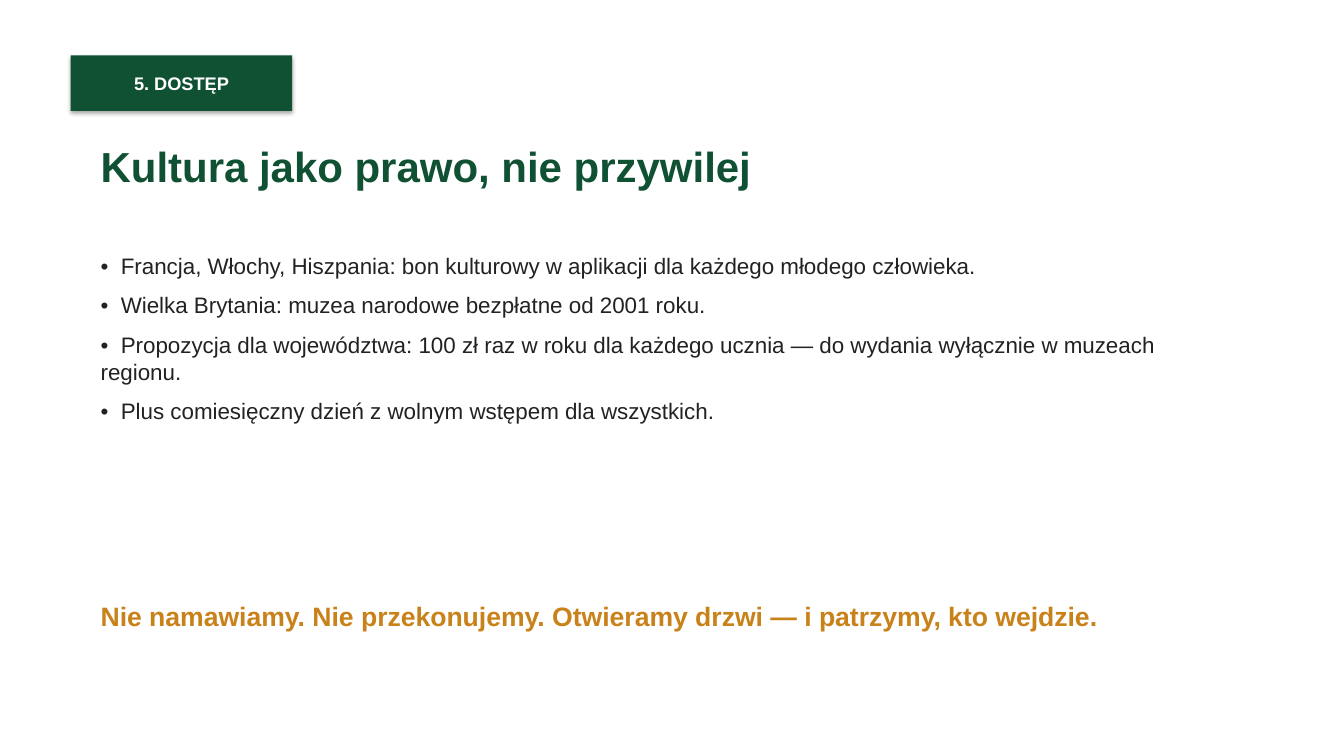
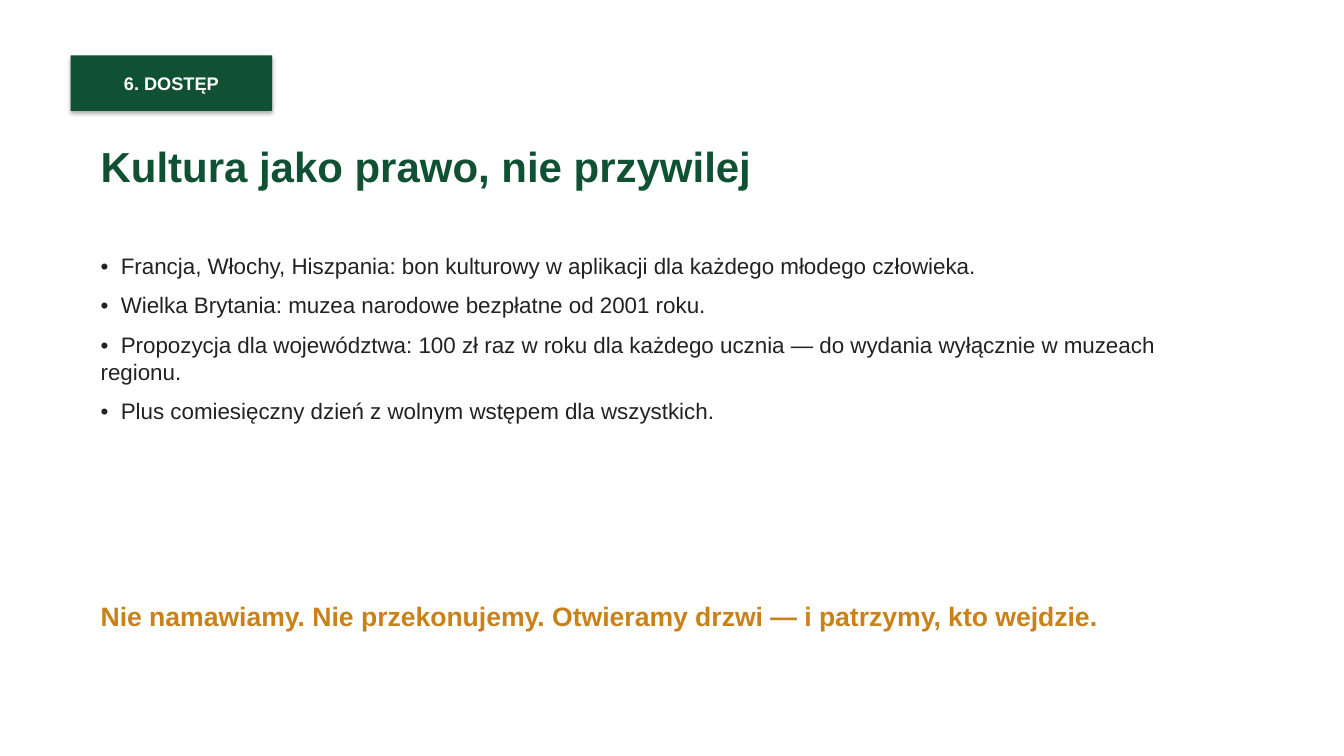
Before and after one commit to mszana-info/mszana, a slide deck: slide 10 of seminarium/prezentacja-muzeum-bez-scian.pptx (slide 9 before the commit). Drawn at 1344x756 pixels with LibreOffice and Linux fonts; fonts in the diff are those of the drawing. Boxes give left, top, right and bottom in pixels: in the first picture for what was removed or moved away, otherwise in the second. Text is boxed around its words. In the diff, an @@ line names an element or a change of style, - is before the commit and + after.

```diff
--- a/seminarium/prezentacja-muzeum-bez-scian.pptx
+++ b/seminarium/prezentacja-muzeum-bez-scian.pptx
@@ rectangle "6. DOSTĘP": place and size @@
-rectangle "6. DOSTĘP" at [71, 55, 292, 111]
+rectangle "6. DOSTĘP" at [71, 55, 272, 111]
@@ text in rectangle at [124, 77, 219, 94]: text changed @@
-5. DOSTĘP
+6. DOSTĘP
```
Also in this commit, not shown: 19 other slides changed, 1 slide added, 10 other files.
